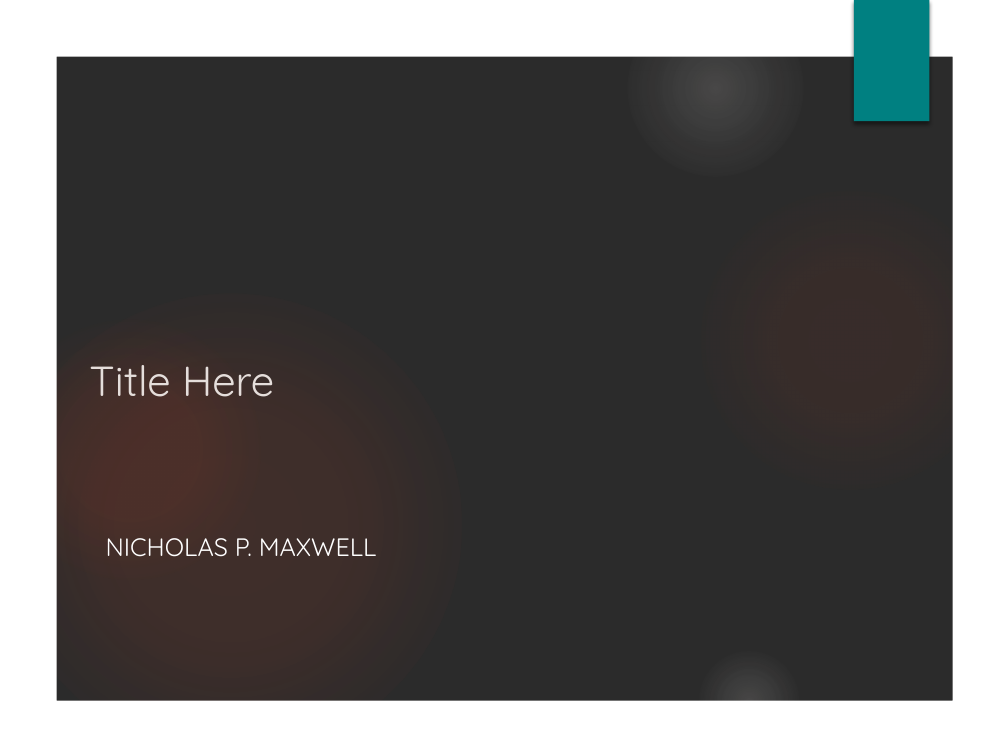
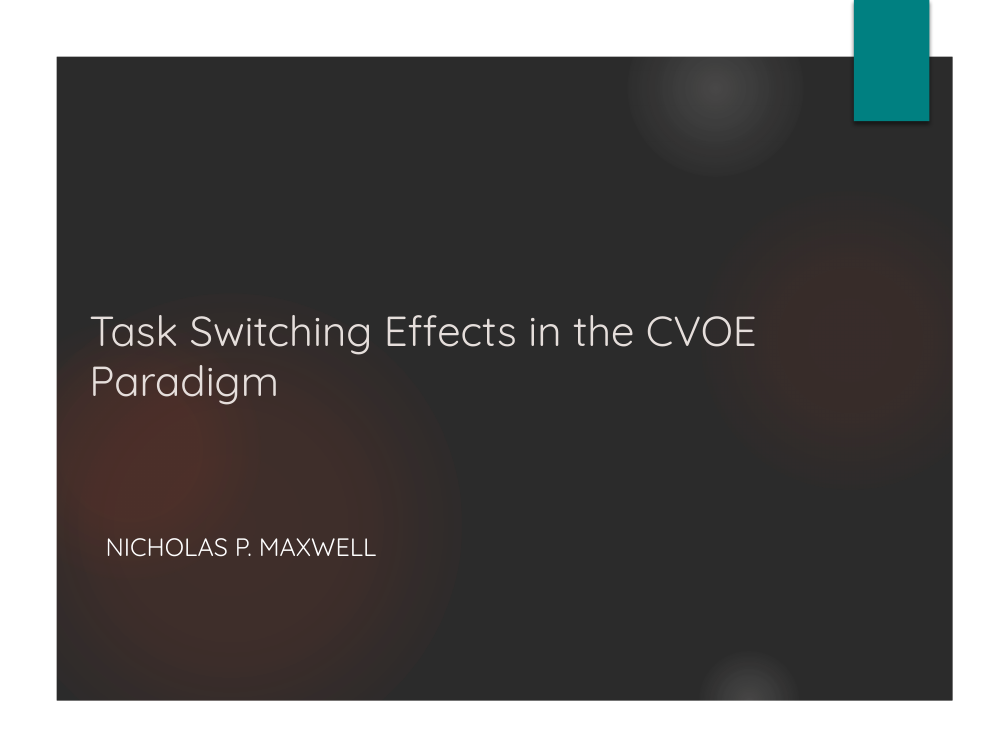
Before and after one commit to npm27/Spring-2019-Projects, a slide deck: slide 1 of CVOE/3 Presentations/maxwell_data blitz slides.pptx. Drawn at 1008x756 pixels with LibreOffice and Linux fonts; fonts in the diff are those of the drawing; background and template pictures are left out; a plain dark background stands for a picture behind light text. Boxes give left, top, right and bottom in pixels: in the first picture for what was removed or moved away, otherwise in the second. Text is boxed around its words. In the diff, an @@ line names an element or a change of style, - is before the commit and + after.

```diff
--- a/CVOE/3 Presentations/maxwell_data blitz slides.pptx
+++ b/CVOE/3 Presentations/maxwell_data blitz slides.pptx
@@ title at <box>89,315,757,405</box>: text changed @@
-Title Here
+Task Switching Effects in the CVOE Paradigm
```
Also in this commit, not shown: 3 other slides changed, 2 slides added, 2 slides removed, 3 other files.
